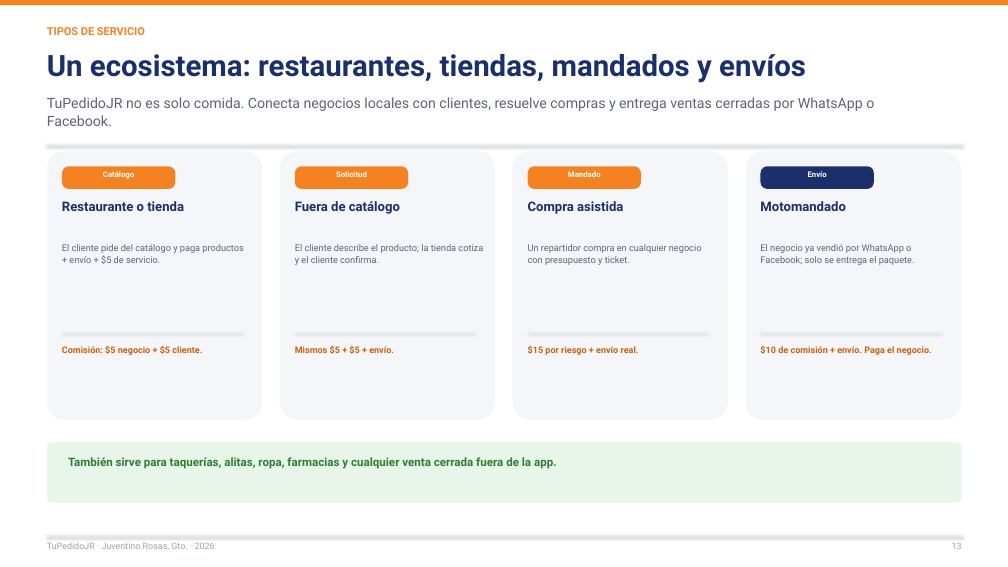
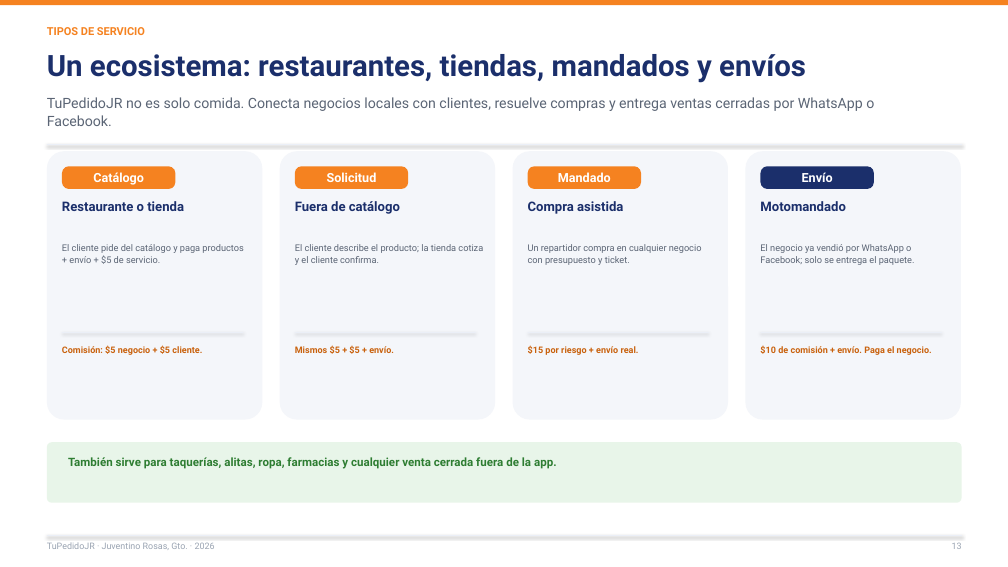
Before and after one commit to Lodoman-old/TuPedidoJR, a slide deck: slide 10 of docs/presentacion/TuPedidoJR_Restaurantes_2026.pptx (slide 13 before the commit). Drawn at 1008x567 pixels with LibreOffice and Linux fonts; fonts in the diff are those of the drawing. Boxes give left, top, right and bottom in pixels: in the first picture for what was removed or moved away, otherwise in the second. Text is boxed around its words. In the diff, an @@ line names an element or a change of style, - is before the commit and + after.

```diff
--- a/docs/presentacion/TuPedidoJR_Restaurantes_2026.pptx
+++ b/docs/presentacion/TuPedidoJR_Restaurantes_2026.pptx
@@ size 7.4 to 12 pt in 4 elements at <box>93,172,144,185</box>, <box>327,172,377,182</box>, <box>558,172,611,182</box>, <box>802,172,833,182</box> @@
```
Also in this commit, not shown: 7 other slides changed, 5 other files.
